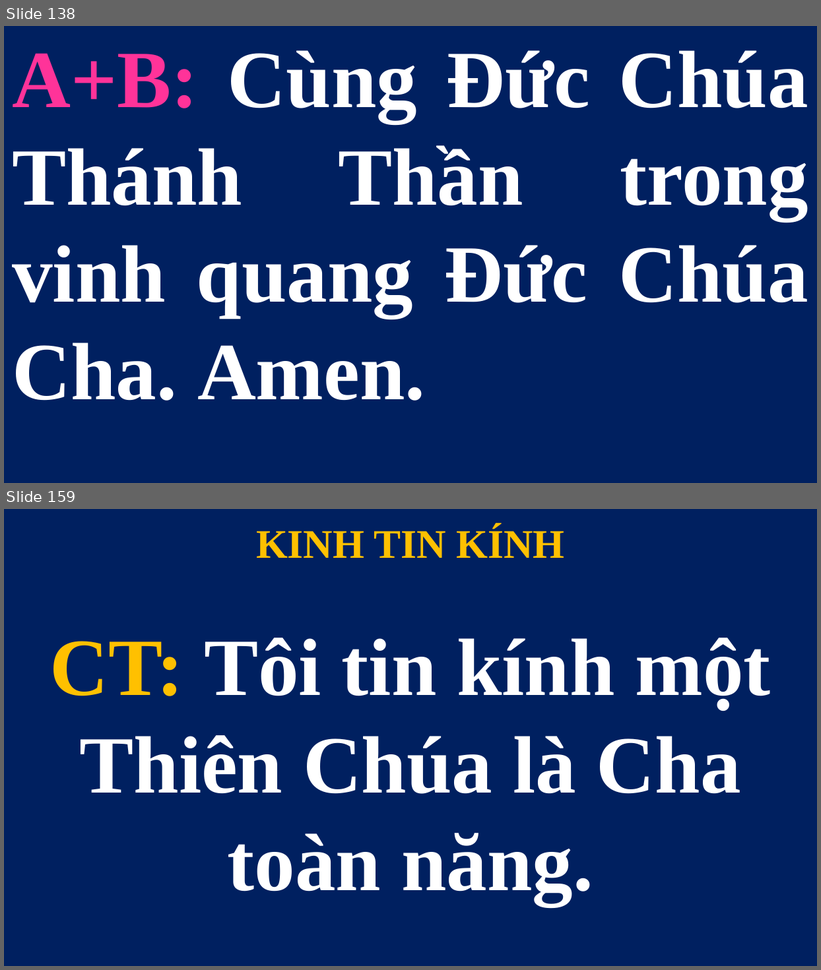
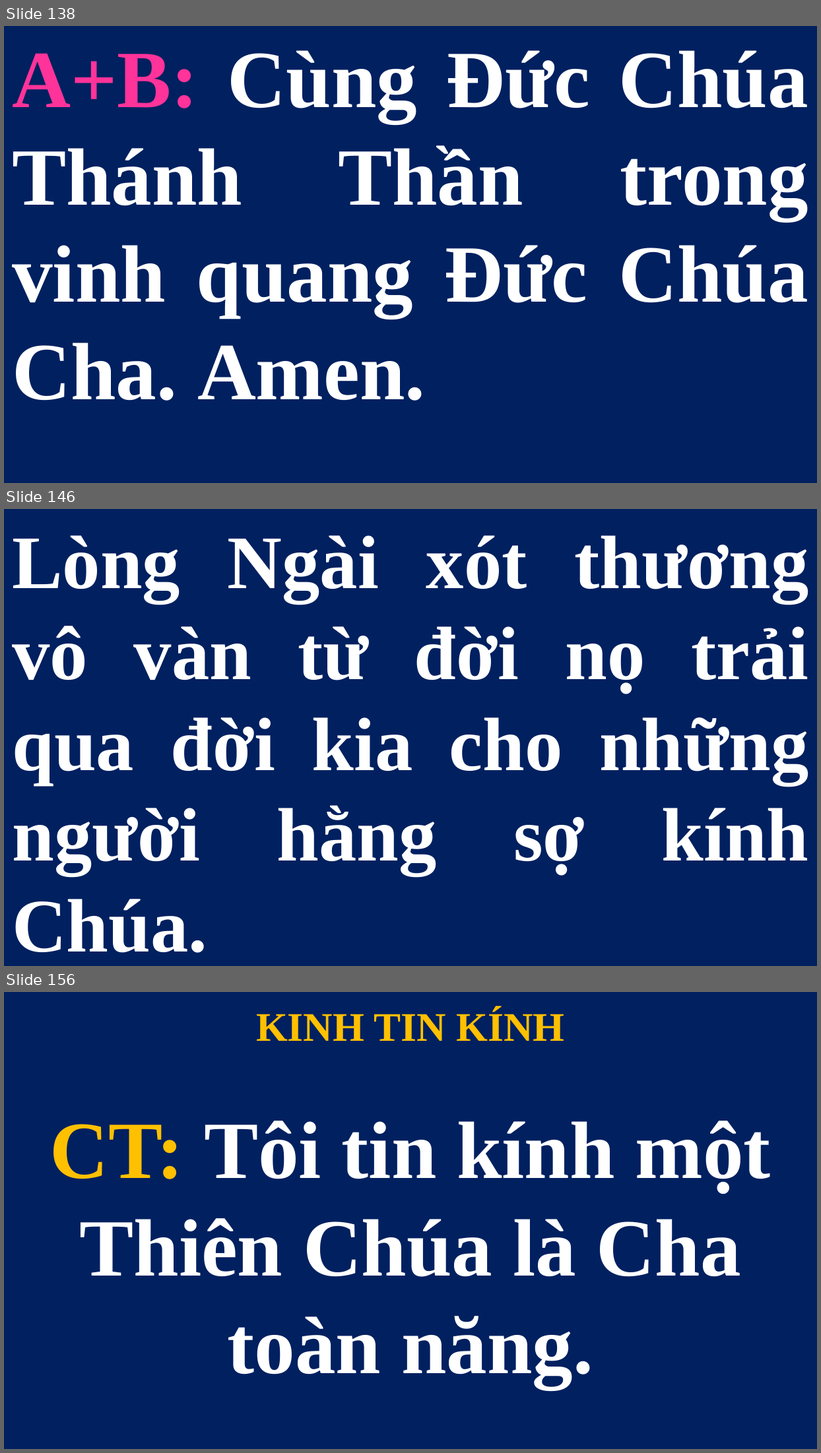
Before and after one commit to lythanhngodev64/SlideLe, a slide deck: Slide/CN-27-TN 2026.pptx. Shown one above the other, each under a label of ours: slides 138 and 159 before the commit, slides 138, 146 and 156 after it; the slides between them are not shown. The pictures are 821x970 and 821x1453 pixels, drawn with LibreOffice and Linux fonts; fonts in the diff are those of the drawing. Boxes give left, top, right and bottom in pixels: in the first picture for what was removed or moved away, otherwise in the second. Text is boxed around its words. In the diff, an @@ line names an element or a change of style, - is before the commit and + after.

```diff
--- a/Slide/CN-27-TN 2026.pptx
+++ b/Slide/CN-27-TN 2026.pptx
@@ slide 146 added at [4,509,817,966], background #FFFFFF @@
@@ subtitle added at [4,509,817,966], fill #002060, 67 pt, text #FFFFFF, bold @@
+Lòng Ngài xót thương vô vàn từ đời nọ trải qua đời kia cho những người hằng sợ kính Chúa.
@@ what was slide 159 is now slide 156 @@
```
Also in this commit, not shown: 2 slides changed, 9 other slides added, 13 slides removed, 1 other file.
